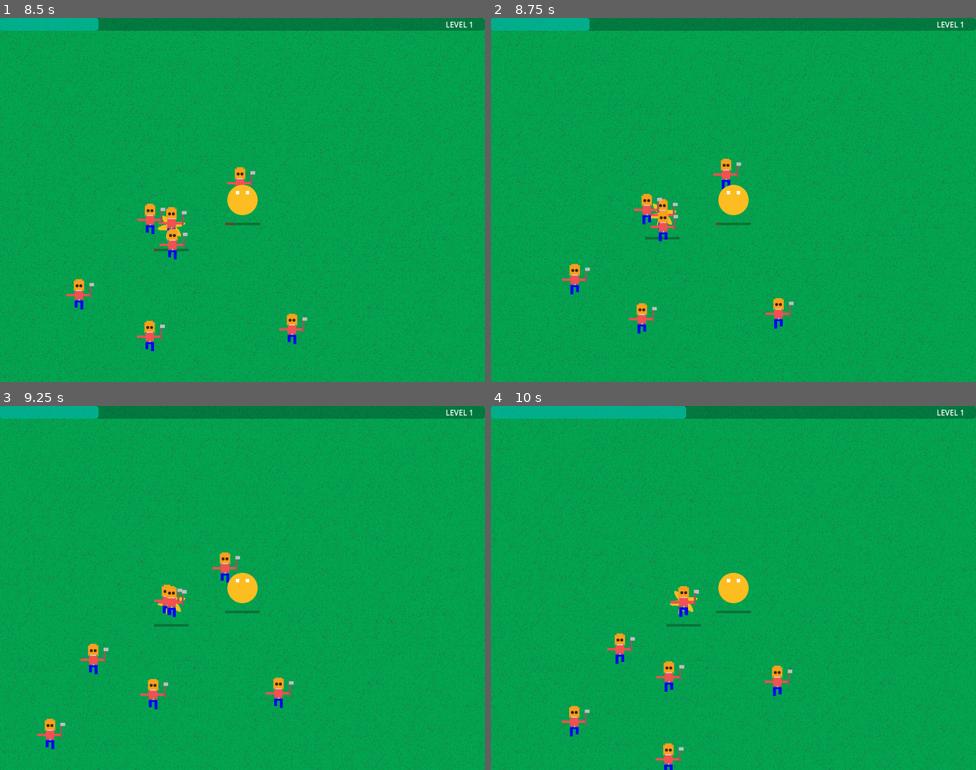
Above: before the commit, frames 1-4 (two rows, left to right).
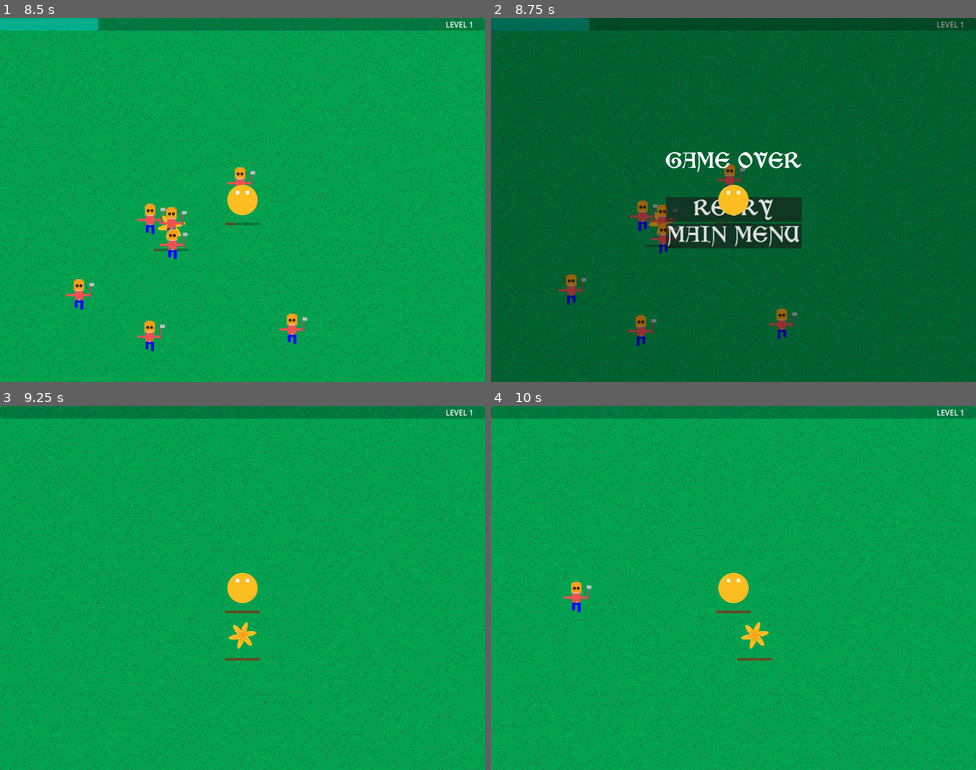
Above: after the commit, the same moments.

Repository: Silvester56/lastflower
Game: Godot game, scene res://scenes/game.tscn
The game is run twice, just before and just after one commit, with the same random seed, the same clock (stepped at 60 frames per second) and the same inputs.
Inputs (mouse positions are in pixels of both pictures, inside the frame that each line leads up to):
- Up to frame 1 (8.5 s): tap Enter at 0.5 s; hold D (right) 0.53-1.28 s; tap Space (melee) every 0.75 s from 0.6 to 8.1 s; hold S (down) 1.28-2.03 s; hold D (right) 2.03-2.78 s; hold W (up) 2.78-3.53 s; hold A (left) 3.53-5.03 s; hold S (down) 5.03-5.78 s; hold D (right) 5.78-6.53 s; hold W (up) 6.53-7.28 s; hold D (right) 7.28-8.03 s; hold S (down) from 8.03 s (still down)
- Up to frame 2 (8.75 s): keep holding S (down)
- Up to frame 3 (9.25 s): release S (down) at 8.75 s; click (242, 598) at 8.75 s, where only the run after the commit has a clickable "RETRY"
- Up to frame 4 (10 s): hold A (left) from 9.53 s (still down); tap Space (melee) at 9.6 s

Frame 1 is identical in both runs. In frame 2, 100% of the frame differs, in the area x 0-100%, y 0-100%; in frame 3, 15%; in frame 4, 15%.

Commit message:
Add game over screen

Diff:
--- a/scenes/game.tscn
+++ b/scenes/game.tscn
@@ -1,9 +1,10 @@
-[gd_scene load_steps=12 format=4 uid="uid://cki5huvjnjhbw"]
+[gd_scene load_steps=13 format=4 uid="uid://cki5huvjnjhbw"]
 
 [ext_resource type="Script" path="res://scripts/game.gd" id="1_i2oyg"]
 [ext_resource type="Texture2D" uid="uid://cmma0q3yop23w" path="res://assets/background.png" id="1_ugsom"]
 [ext_resource type="Script" path="res://scripts/player.gd" id="2_104fl"]
 [ext_resource type="Texture2D" uid="uid://c4b3cga2rdp0s" path="res://assets/player.png" id="2_o73di"]
+[ext_resource type="Theme" uid="uid://cm4mhu1ybvfly" path="res://themes/morris.tres" id="4_dwo01"]
 [ext_resource type="Texture2D" uid="uid://chl0sdayn1508" path="res://assets/flower.png" id="4_vbygb"]
 [ext_resource type="Script" path="res://scripts/flower.gd" id="5_13tlq"]
 
@@ -185,6 +186,53 @@
 value = 100.0
 show_percentage = false
 
+[node name="GameOver" type="Control" parent="Player"]
+process_mode = 2
+visible = false
+layout_mode = 3
+anchors_preset = 0
+offset_left = -512.0
+offset_top = -384.0
+offset_right = 512.0
+offset_bottom = 384.0
+theme = ExtResource("4_dwo01")
+
+[node name="ColorRect" type="ColorRect" parent="Player/GameOver"]
+layout_mode = 0
+offset_right = 1024.0
+offset_bottom = 768.0
+color = Color(0, 0, 0, 0.392157)
+
+[node name="VBoxContainer" type="VBoxContainer" parent="Player/GameOver"]
+layout_mode = 1
+anchors_preset = 8
+anchor_left = 0.5
+anchor_top = 0.5
+anchor_right = 0.5
+anchor_bottom = 0.5
+offset_left = -143.5
+offset_top = -78.0
+offset_right = 143.5
+offset_bottom = 78.0
+grow_horizontal = 2
+grow_vertical = 2
+
+[node name="Label" type="Label" parent="Player/GameOver/VBoxContainer"]
+layout_mode = 2
+text = "GAME OVER"
+horizontal_alignment = 1
+
+[node name="Space" type="Label" parent="Player/GameOver/VBoxContainer"]
+layout_mode = 2
+
+[node name="Retry" type="Button" parent="Player/GameOver/VBoxContainer"]
+layout_mode = 2
+text = "RETRY"
+
+[node name="Back" type="Button" parent="Player/GameOver/VBoxContainer"]
+layout_mode = 2
+text = "MAIN MENU"
+
 [node name="TileMapLayer" type="TileMapLayer" parent="."]
 tile_map_data = PackedByteArray("AADn/+z/AAAGAAIAAADn/+3/AAACAAQAAADn/+7/AAAFAAQAAADn/+//AAAGAAMAAADn//D/AAADAAIAAADn// …(249904 unchanged characters)…
 tile_set = SubResource("TileSet_qmeeo")
@@ -213,4 +261,6 @@
 autostart = true
 
 [connection signal="timeout" from="Player/Range/Timer" to="Player" method="_on_timer_timeout"]
+[connection signal="pressed" from="Player/GameOver/VBoxContainer/Retry" to="." method="_on_retry_pressed"]
+[connection signal="pressed" from="Player/GameOver/VBoxContainer/Back" to="." method="_on_back_pressed"]
 [connection signal="timeout" from="Spawn" to="." method="_on_spawn_timeout"]
--- a/scripts/flower.gd
+++ b/scripts/flower.gd
@@ -10,3 +10,5 @@
 func changeHealth(ammount):
 	health = health + ammount
 	$Health.value = health
+	if health <= 0:
+		$"..".gameover()
--- a/scripts/game.gd
+++ b/scripts/game.gd
@@ -11,3 +11,14 @@
 	newEnemy.position.y = spawnRadius * sin(spawnAngle)
 	newEnemy.goal = $Flower.position
 	add_child(newEnemy)
+
+func gameover() -> void:
+	$Player/GameOver.show()
+	get_tree().paused = true
+
+func _on_retry_pressed() -> void:
+	get_tree().paused = false
+	get_tree().change_scene_to_file("res://scenes/game.tscn")
+
+func _on_back_pressed() -> void:
+	pass # Replace with function body.
--- a/scripts/player.gd
+++ b/scripts/player.gd
@@ -33,6 +33,8 @@
 func changeHealth(ammount):
 	health = health + ammount
 	$Health.value = health
+	if health <= 0:
+		$"..".gameover()
 
 func increaseXp(gainedXp: int):
 	xp = xp + gainedXp
--- /dev/null
+++ b/themes/morris.tres
@@ -0,0 +1,7 @@
+[gd_resource type="Theme" load_steps=2 format=3 uid="uid://cm4mhu1ybvfly"]
+
+[ext_resource type="FontFile" uid="uid://c8h20mbaid0y4" path="res://assets/MorrisRomanBlack.ttf" id="1_1uv5d"]
+
+[resource]
+default_font = ExtResource("1_1uv5d")
+default_font_size = 50
Binary file added: assets/MorrisRomanBlack.ttf
Not shown, added: assets/MorrisRomanBlack.ttf.import
